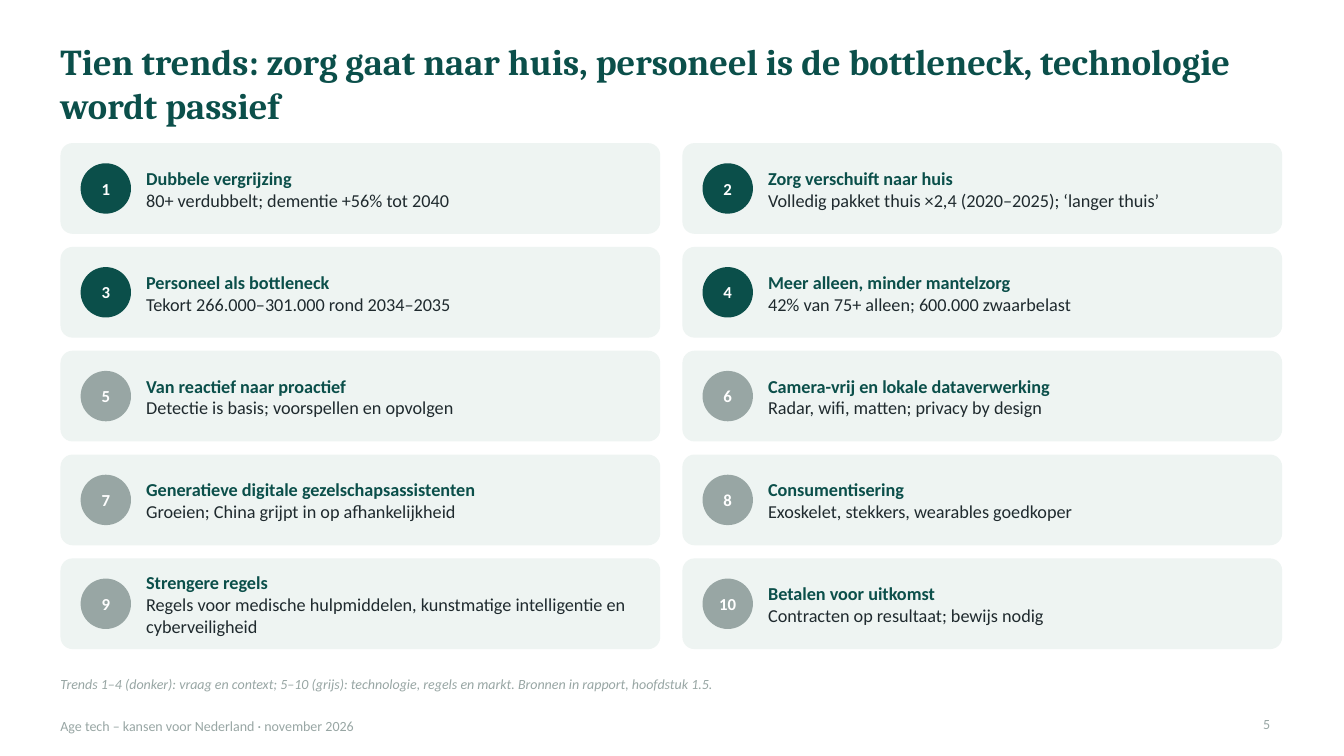
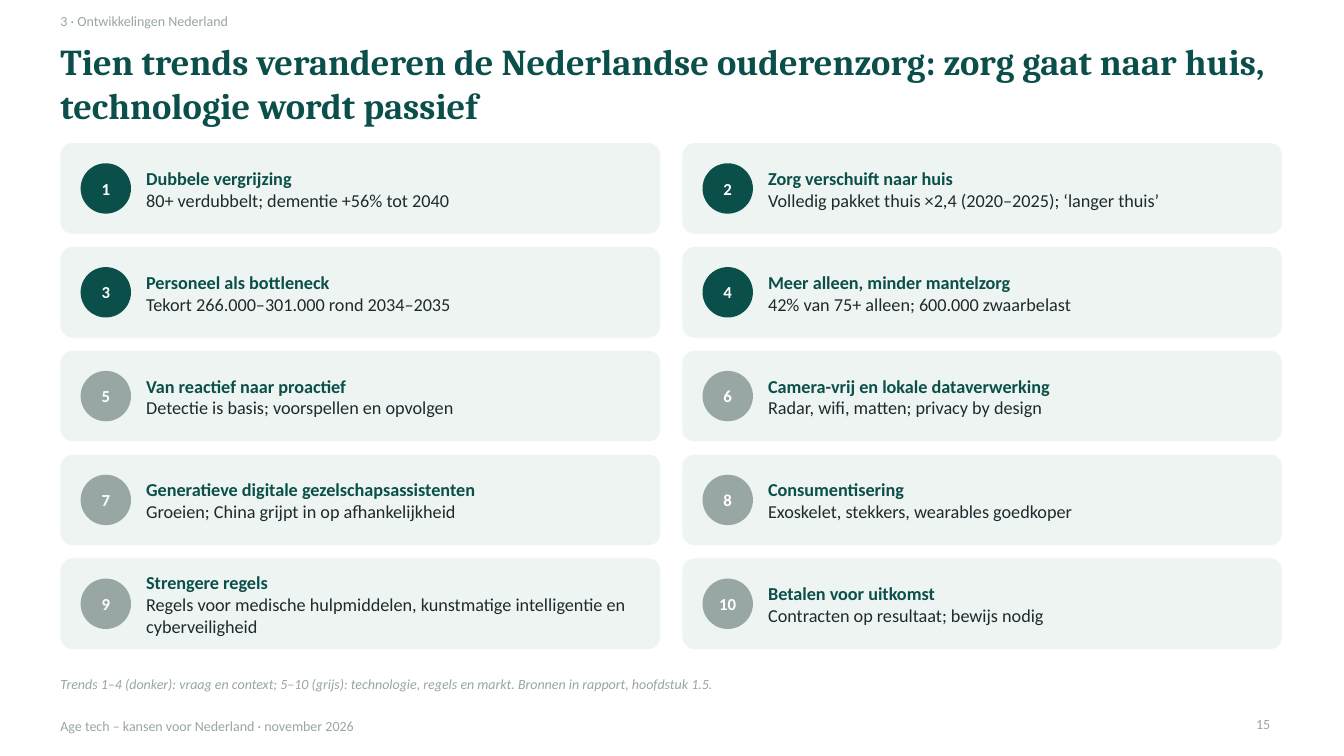
Before and after one commit to robruijn/Four-Seasons-Rome-2026, a slide deck: slide 15 of AgeTech_kansen_Nederland.pptx (slide 5 before the commit). Drawn at 1344x756 pixels with LibreOffice and Linux fonts; fonts in the diff are those of the drawing. Boxes give left, top, right and bottom in pixels: in the first picture for what was removed or moved away, otherwise in the second. Text is boxed around its words. In the diff, an @@ line names an element or a change of style, - is before the commit and + after.

```diff
--- a/AgeTech_kansen_Nederland.pptx
+++ b/AgeTech_kansen_Nederland.pptx
@@ text added at [60,16,228,28], 10 pt, text #98A6A4 @@
+3 · Ontwikkelingen Nederland
@@ title at [60,49,1265,127]: text changed @@
-Tien trends: zorg gaat naar huis, personeel is de bottleneck, technologie wordt passief
+Tien trends veranderen de Nederlandse ouderenzorg: zorg gaat naar huis, technologie wordt passief
@@ page number at [1256,720,1270,729]: text changed @@
-5
+15
```
Also in this commit, not shown: 45 other slides changed, 4 slides added.
